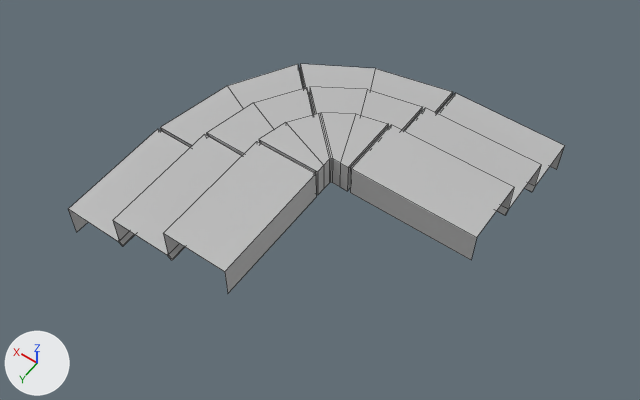
Two versions of the FBX model Content/Models/Modular/Mdl_FloorST_Outer.fbx, one commit apart.
Camera for both pictures: a camera (50 mm lens) standing at (-2.48, 3.15, 3.56) and looking at (-0.97, 1.04, 0.25). Every picture has the same lights, and +X, +Y and +Z are marked at lower left. The picture after the commit comes second. Mesh edges are drawn as thin lines. Where no turn or scale is listed for an object, it has been applied to the vertices.

The first picture shows 'Mdl_FloorST_Outer'.
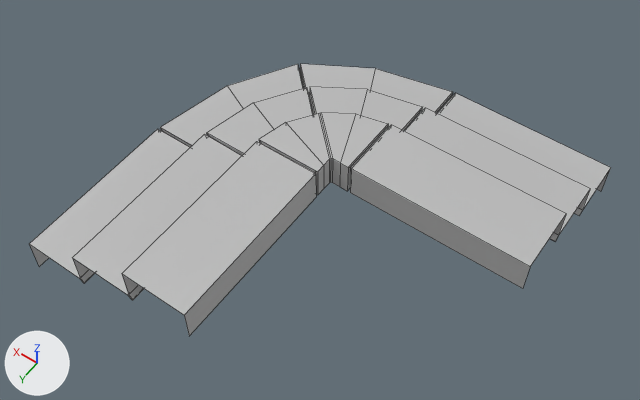
Pixel boxes (x1, y1, x2, y2) of what changed, in the pictures (640 x 400 px; the box of a moved part takes in the faces that stretch with it):
'Mdl_FloorST_Outer', reshaped (17% wider, 19% taller): before (68, 64, 565, 293); after (29, 64, 611, 336)
part 1 of me_mesh, moved or reshaped: before (68, 129, 316, 293); after (29, 129, 316, 336)
part 2 of me_mesh, moved or reshaped: before (350, 93, 565, 260); after (350, 93, 611, 289)

The change in detail:
me_mesh is used by ob_mdl_floorst_outer; location (0.0, 0.0, 0.0).
me_mesh had 181 vertices, 152 faces and spanned x -1.75..0.0, y 0.0..1.75, z 0.0..0.53.
me_mesh now has 181 vertices, 152 faces and spans x -2.0..0.0, y 0.0..2.0, z 0.0..0.53.
me_mesh part 1: all 14 vertices in x -1.0..0.0, y 1.75, z 0.0..0.53 are moved by (0.0, 0.25, 0.0).
me_mesh part 2: all 14 vertices in x -1.75, y 0.0..1.0, z 0.0..0.53 are moved by (-0.25, 0.0, 0.0).
